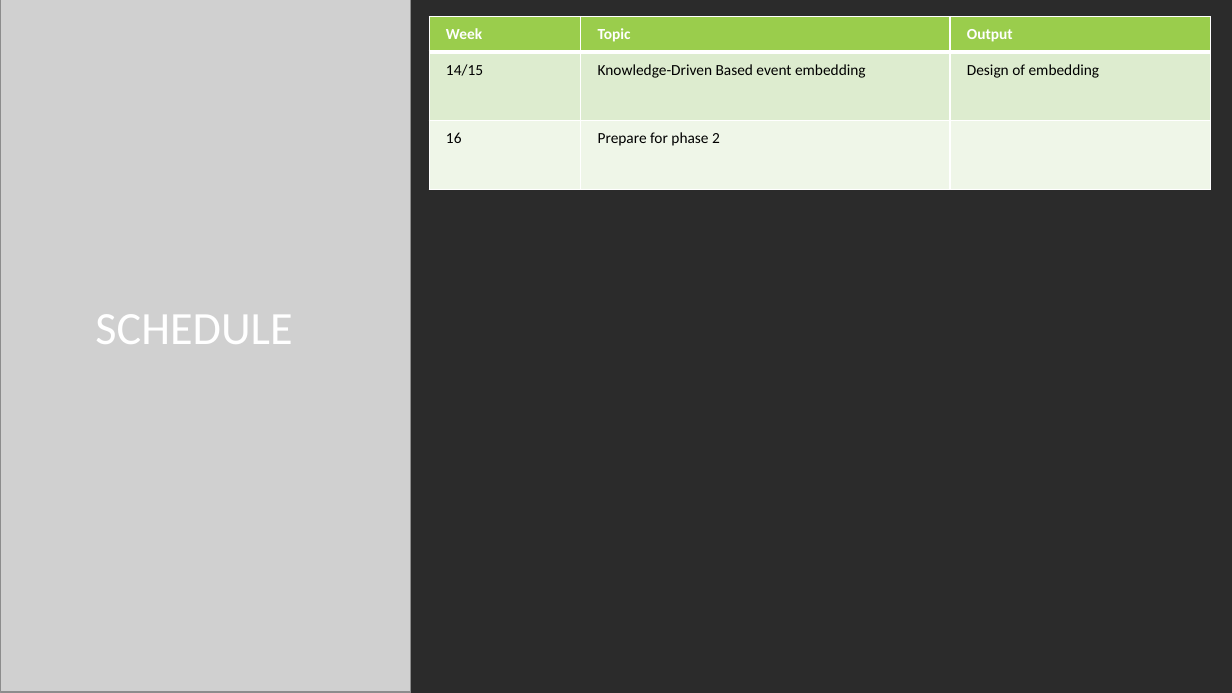
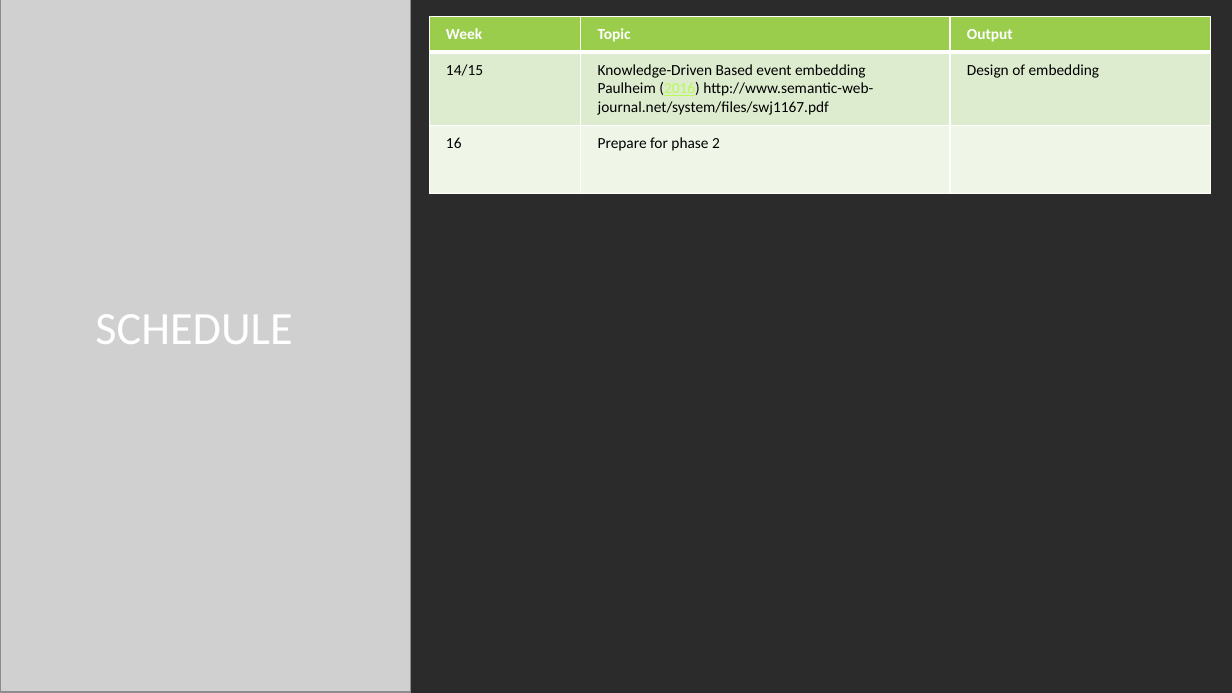
Before and after one commit to shawnmccarthy/temporal, a slide deck: slide 4 of mccarthy-shawn_slides.pptx. Drawn at 1232x693 pixels with LibreOffice and Linux fonts; fonts in the diff are those of the drawing; grey boxes stand for pictures; background and template pictures are left out; a plain dark background stands for a picture behind light text. Boxes give left, top, right and bottom in pixels: in the first picture for what was removed or moved away, otherwise in the second. Text is boxed around its words. In the diff, an @@ line names an element or a change of style, - is before the commit and + after.

```diff
--- a/mccarthy-shawn_slides.pptx
+++ b/mccarthy-shawn_slides.pptx
@@ table at bbox=[429, 17, 1211, 193] @@
-row 2, column 2: Knowledge-Driven Based event embedding
+row 2, column 2: Knowledge-Driven Based event embedding / Paulheim (2016) http://www.semantic-web-journal.net/system/files/swj1167.pdf
```
Also in this commit, not shown: 1 slide added, 1 other file.
